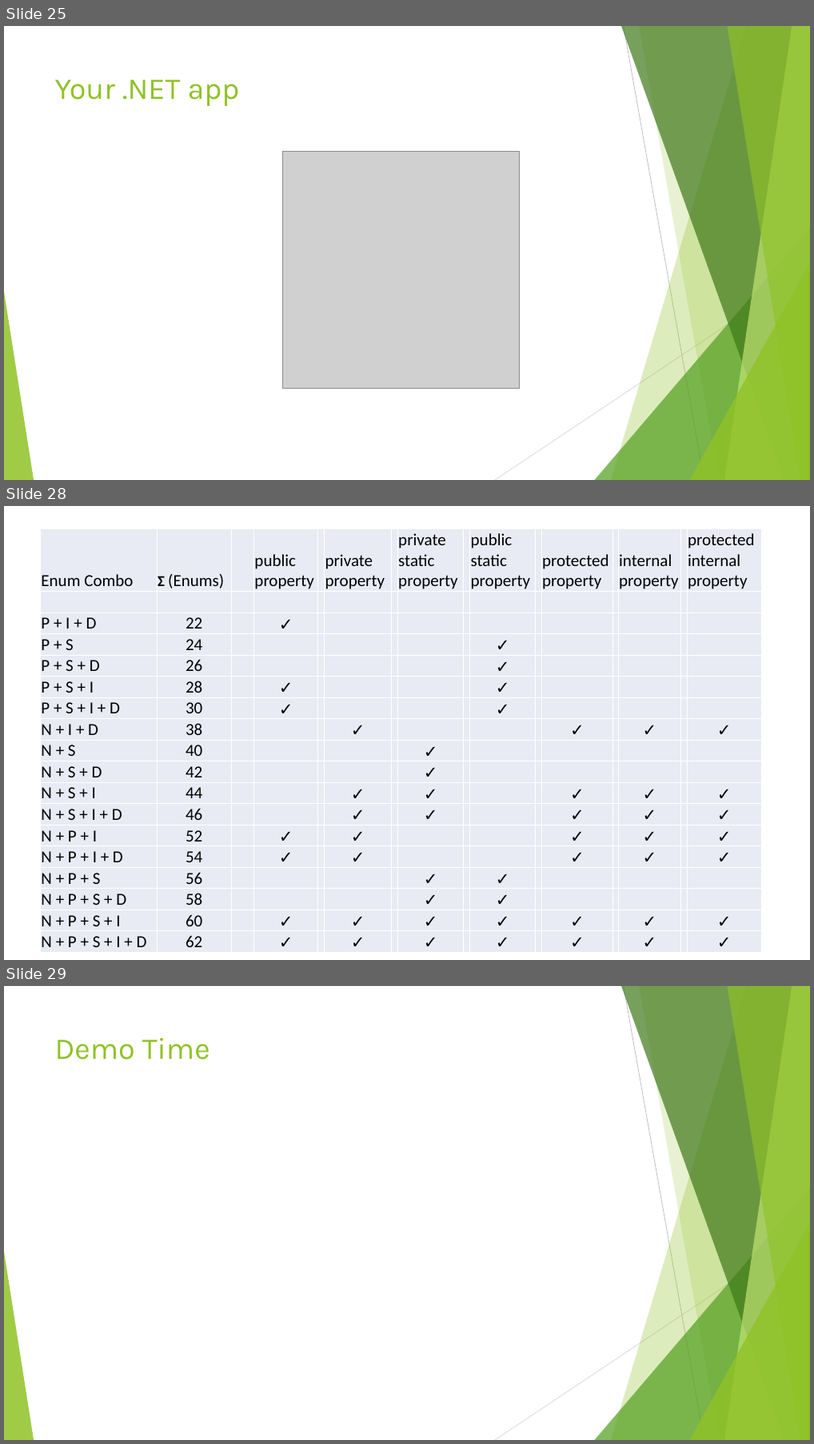
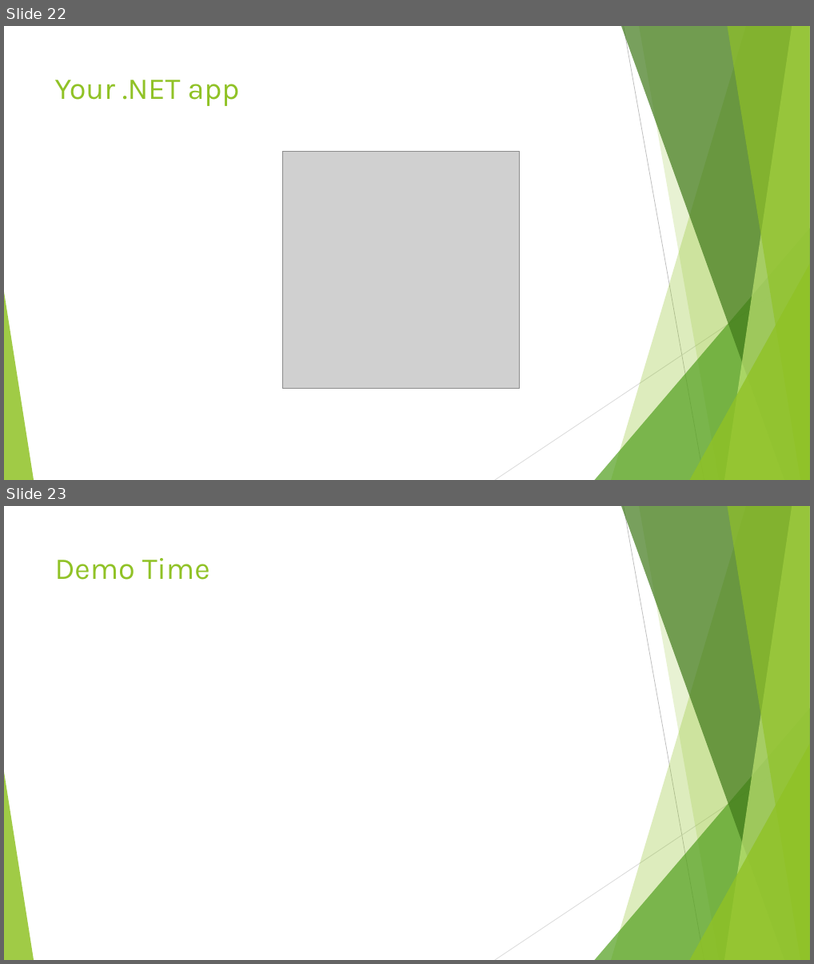
Before and after one commit to jbfoushee/MyPresentations, a slide deck: Datatables_and_Dataframes_to_SQL_Procs/User-defined Table Types.pptx. Shown one above the other, each under a label of ours: slides 25, 28 and 29 before the commit, slides 22 and 23 after it; the slides between them are not shown. The pictures are 814x1444 and 814x964 pixels, drawn with LibreOffice and Linux fonts; fonts in the diff are those of the drawing; grey boxes stand for pictures. Boxes give left, top, right and bottom in pixels: in the first picture for what was removed or moved away, otherwise in the second. Text is boxed around its words. In the diff, an @@ line names an element or a change of style, - is before the commit and + after.

```diff
--- a/Datatables_and_Dataframes_to_SQL_Procs/User-defined Table Types.pptx
+++ b/Datatables_and_Dataframes_to_SQL_Procs/User-defined Table Types.pptx
@@ slide 28 removed at [4, 506, 810, 960], background #FFFFFF @@
@@ table removed at [40, 529, 764, 950], 18 rows, 16 columns @@
-Enum Combo | Ʃ (Enums) |  | public property |  | private property |  | private static property |  | public static property |  | protected property |  | internal property |  | protected internal property
- |  |  |  |  |  |  |  |  |  |  |  |  |  |  | 
-P + I + D | 22 |  | ✓ |  |  |  |  |  |  |  |  |  |  |  | 
-P + S | 24 |  |  |  |  |  |  |  | ✓ |  |  |  |  |  | 
-P + S + D | 26 |  |  |  |  |  |  |  | ✓ |  |  |  |  |  | 
-P + S + I | 28 |  | ✓ |  |  |  |  |  | ✓ |  |  |  |  |  | 
-P + S + I + D | 30 |  | ✓ |  |  |  |  |  | ✓ |  |  |  |  |  | 
-N + I + D | 38 |  |  |  | ✓ |  |  |  |  |  | ✓ |  | ✓ |  | ✓
-N + S | 40 |  |  |  |  |  | ✓ |  |  |  |  |  |  |  | 
-N + S + D | 42 |  |  |  |  |  | ✓ |  |  |  |  |  |  |  | 
-N + S + I | 44 |  |  |  | ✓ |  | ✓ |  |  |  | ✓ |  | ✓ |  | ✓
-N + S + I + D | 46 |  |  |  | ✓ |  | ✓ |  |  |  | ✓ |  | ✓ |  | ✓
-N + P + I | 52 |  | ✓ |  | ✓ |  |  |  |  |  | ✓ |  | ✓ |  | ✓
-N + P + I + D | 54 |  | ✓ |  | ✓ |  |  |  |  |  | ✓ |  | ✓ |  | ✓
-N + P + S | 56 |  |  |  |  |  | ✓ |  | ✓ |  |  |  |  |  | 
-N + P + S + D | 58 |  |  |  |  |  | ✓ |  | ✓ |  |  |  |  |  | 
-N + P + S + I | 60 |  | ✓ |  | ✓ |  | ✓ |  | ✓ |  | ✓ |  | ✓ |  | ✓
-N + P + S + I + D | 62 |  | ✓ |  | ✓ |  | ✓ |  | ✓ |  | ✓ |  | ✓ |  | ✓
@@ what was slide 25 is now slide 22 @@
@@ what was slide 29 is now slide 23 @@
```
Also in this commit, not shown: 2 slides changed, 1 slide added, 8 other slides removed, 1 other file.
